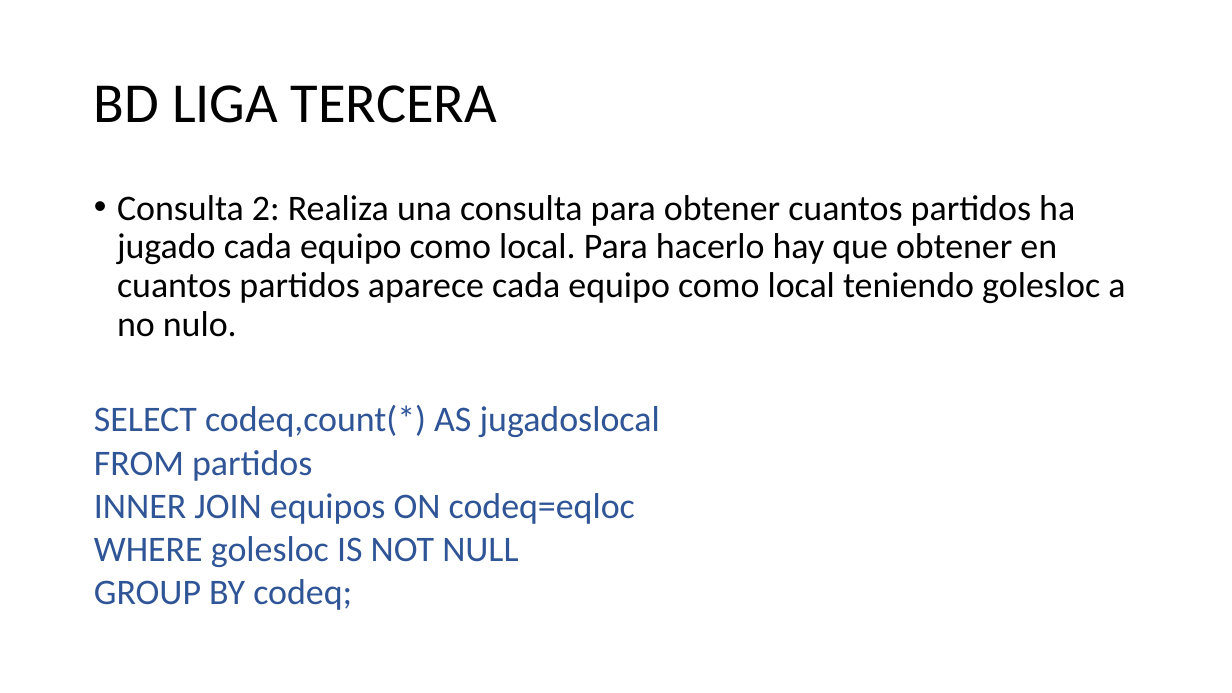
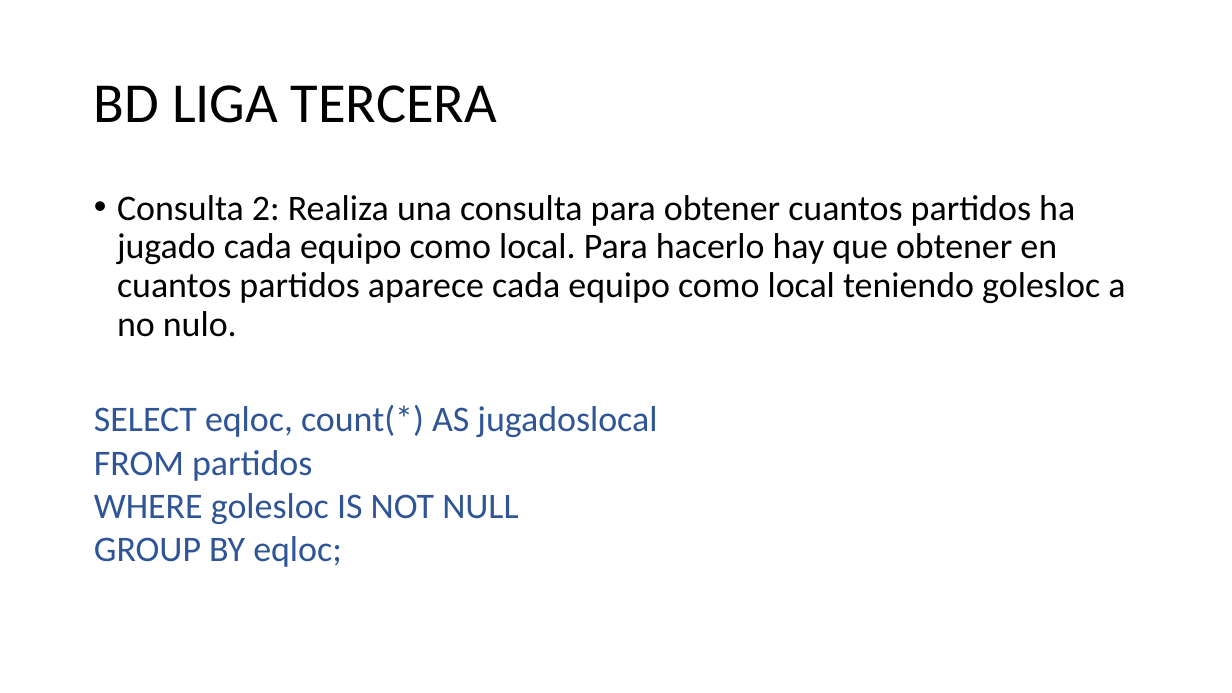
Before and after one commit to NuriaCelis/GestionBasesDatos2223, a slide deck: slide 3 of Tema5/REPASO DEL TEMA.pptx. Drawn at 1232x693 pixels with LibreOffice and Linux fonts; fonts in the diff are those of the drawing. Boxes give left, top, right and bottom in pixels: in the first picture for what was removed or moved away, otherwise in the second. Text is boxed around its words. In the diff, an @@ line names an element or a change of style, - is before the commit and + after.

```diff
--- a/Tema5/REPASO DEL TEMA.pptx
+++ b/Tema5/REPASO DEL TEMA.pptx
@@ text at (94,405,657,437): text changed @@
-SELECT codeq,count(*) AS jugadoslocal
+SELECT eqloc, count(*) AS jugadoslocal
@@ text at (94,493,635,524): paragraph removed @@
-INNER JOIN equipos ON codeq=eqloc
@@ text at (94,536,342,567): text changed @@
-GROUP BY codeq;
+GROUP BY eqloc;
```
Also in this commit, not shown: 22 other slides changed, 11 slides added, 2 other files.
